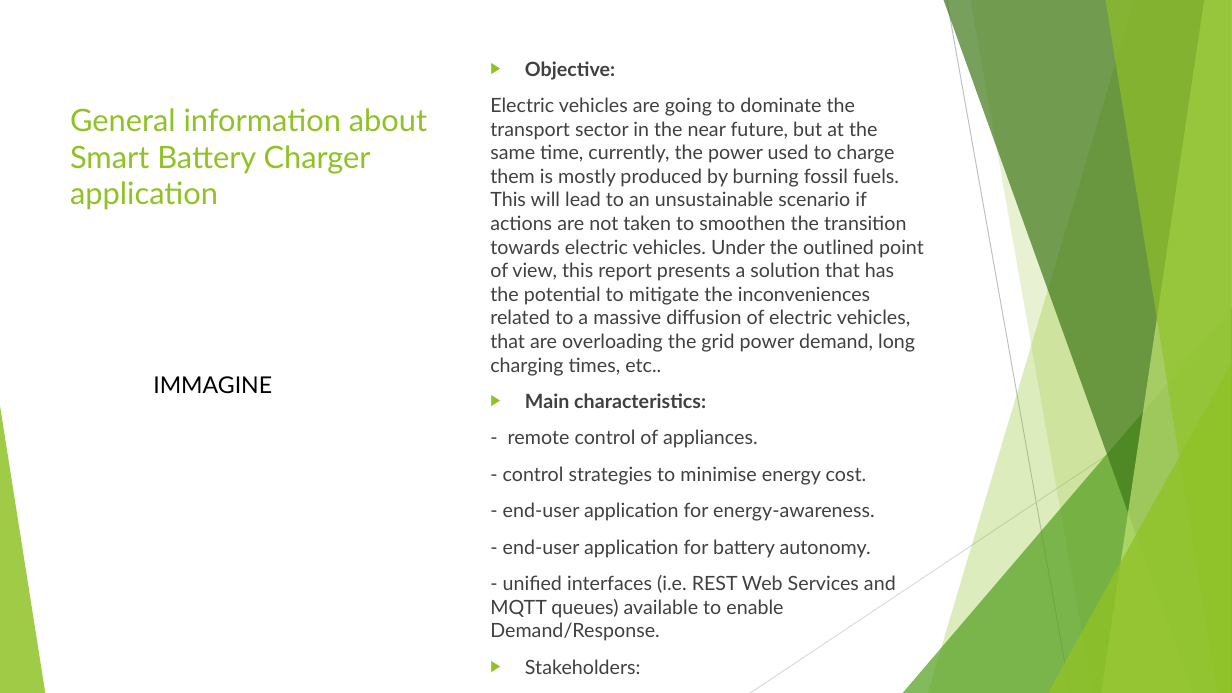
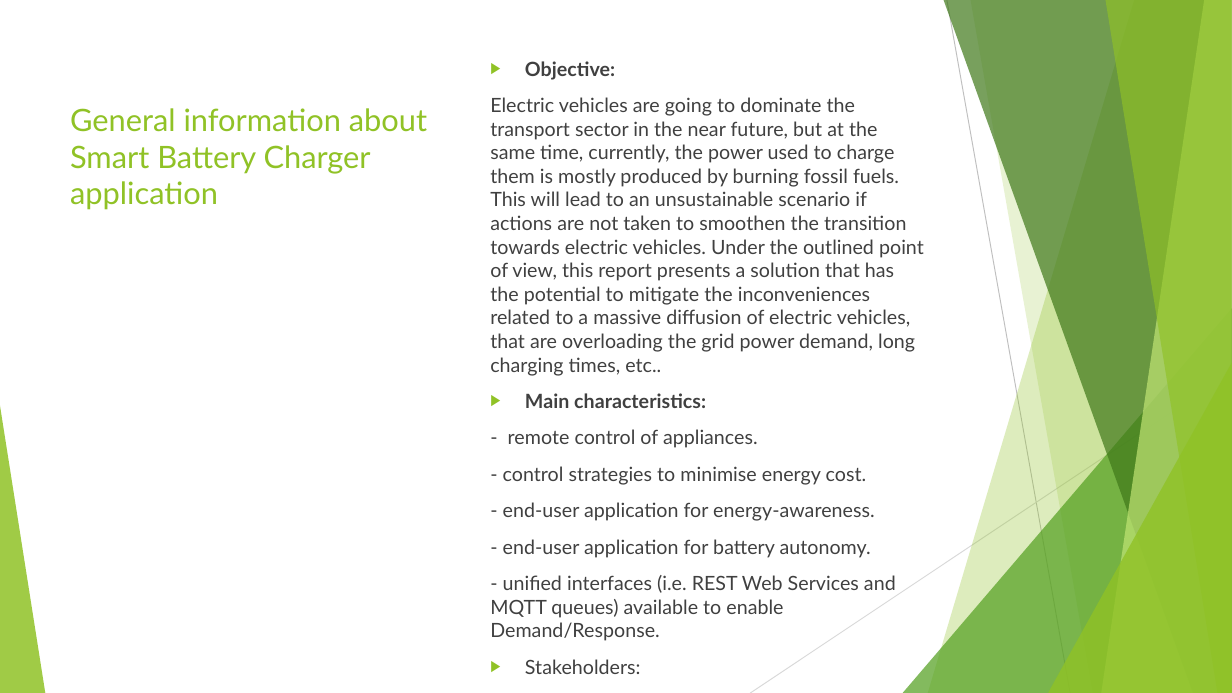
Before and after one commit to annageraci/Battery_Charger_Smart, a slide deck: slide 2 of Materiale Extra/Presentazione del progetto.pptx. Drawn at 1232x693 pixels with LibreOffice and Linux fonts; fonts in the diff are those of the drawing. Boxes give left, top, right and bottom in pixels: in the first picture for what was removed or moved away, otherwise in the second. Text is boxed around its words. In the diff, an @@ line names an element or a change of style, - is before the commit and + after.

```diff
--- a/Materiale Extra/Presentazione del progetto.pptx
+++ b/Materiale Extra/Presentazione del progetto.pptx
@@ text removed at (153, 376, 272, 394) @@
-IMMAGINE
```
Also in this commit, not shown: 4 other slides changed, 2 other files.
